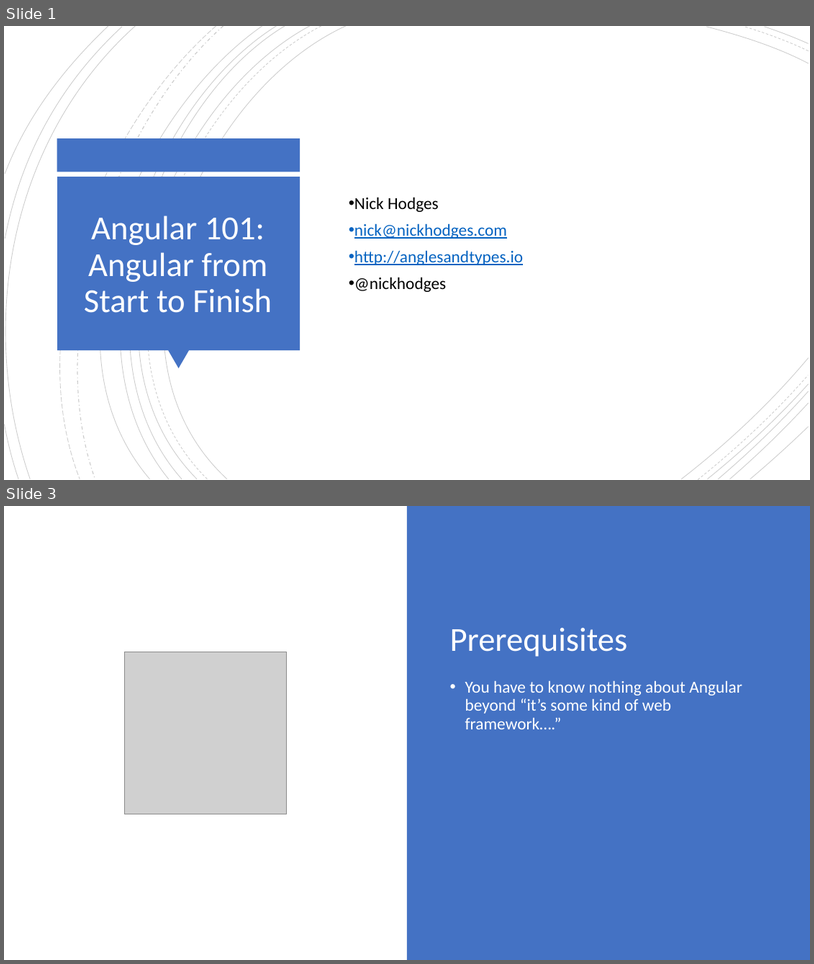
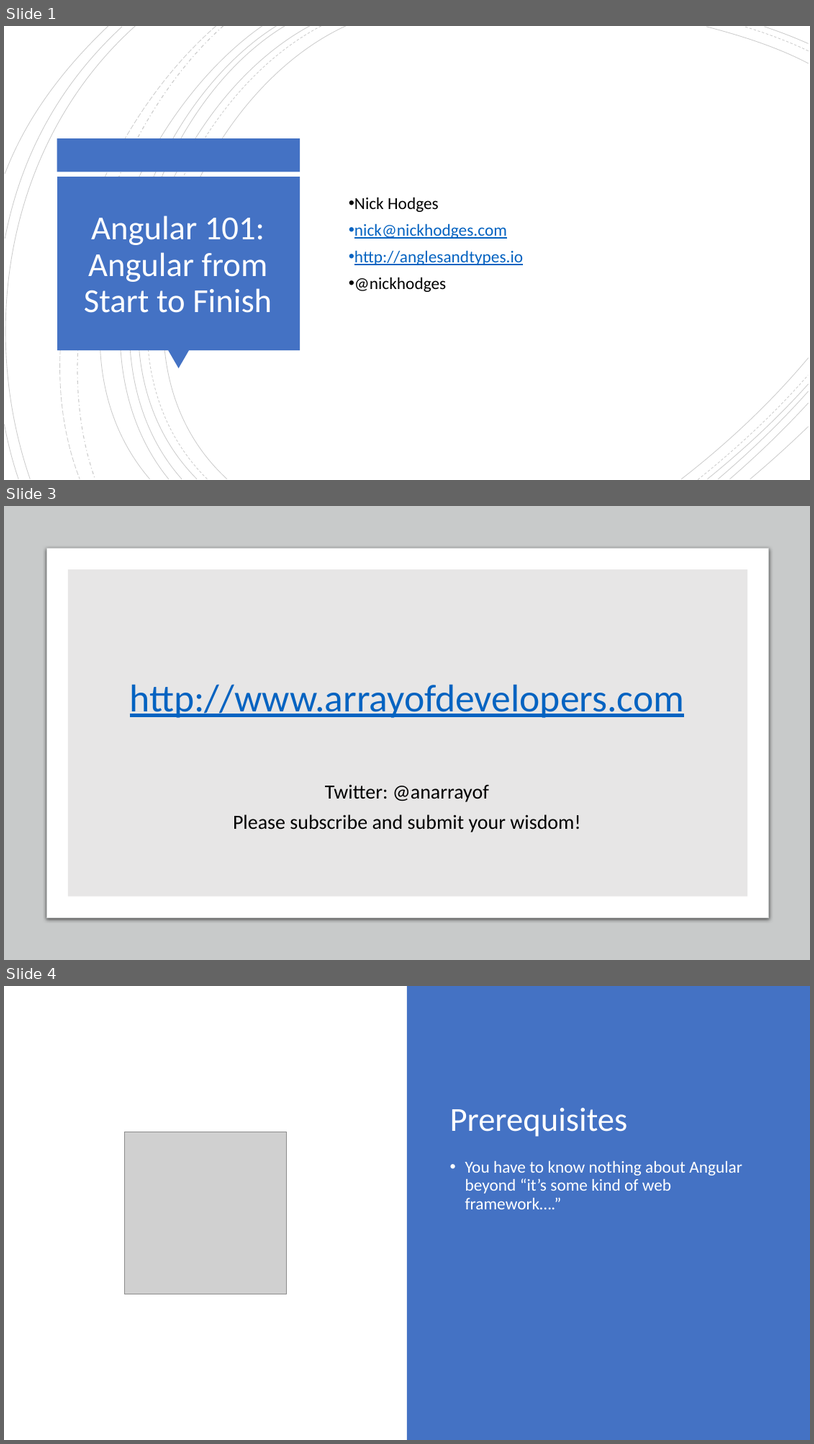
Before and after one commit to NickHodges/AngularToDo, a slide deck: slides/Angular101.pptx. Shown one above the other, each under a label of ours: slides 1 and 3 before the commit, slides 1, 3 and 4 after it; the slides between them are not shown. The pictures are 814x964 and 814x1444 pixels, drawn with LibreOffice and Linux fonts; fonts in the diff are those of the drawing; grey boxes stand for pictures. Boxes give left, top, right and bottom in pixels: in the first picture for what was removed or moved away, otherwise in the second. Text is boxed around its words. In the diff, an @@ line names an element or a change of style, - is before the commit and + after.

```diff
--- a/slides/Angular101.pptx
+++ b/slides/Angular101.pptx
@@ slide 3 added at [4,506,810,960], background #FFFFFF @@
@@ rectangle added at [4,506,810,960], fill #C8CACA @@
@@ rounded rectangle added at [47,548,769,917], fill #FFFFFF, outline #C8CACA 0.75 pt @@
@@ rectangle added at [68,569,748,896], fill #E7E6E6 @@
@@ title added at [130,684,685,718], 46 pt, text #0563C1, underline @@
+http://www.arrayofdevelopers.com
@@ subtitle added at [233,784,581,832], 24 pt, text #000000 @@
+Twitter: @anarrayof
+Please subscribe and submit your wisdom!
@@ what was slide 3 is now slide 4 @@
```
Also in this commit, not shown: 8 slides changed, 2 other slides added.
